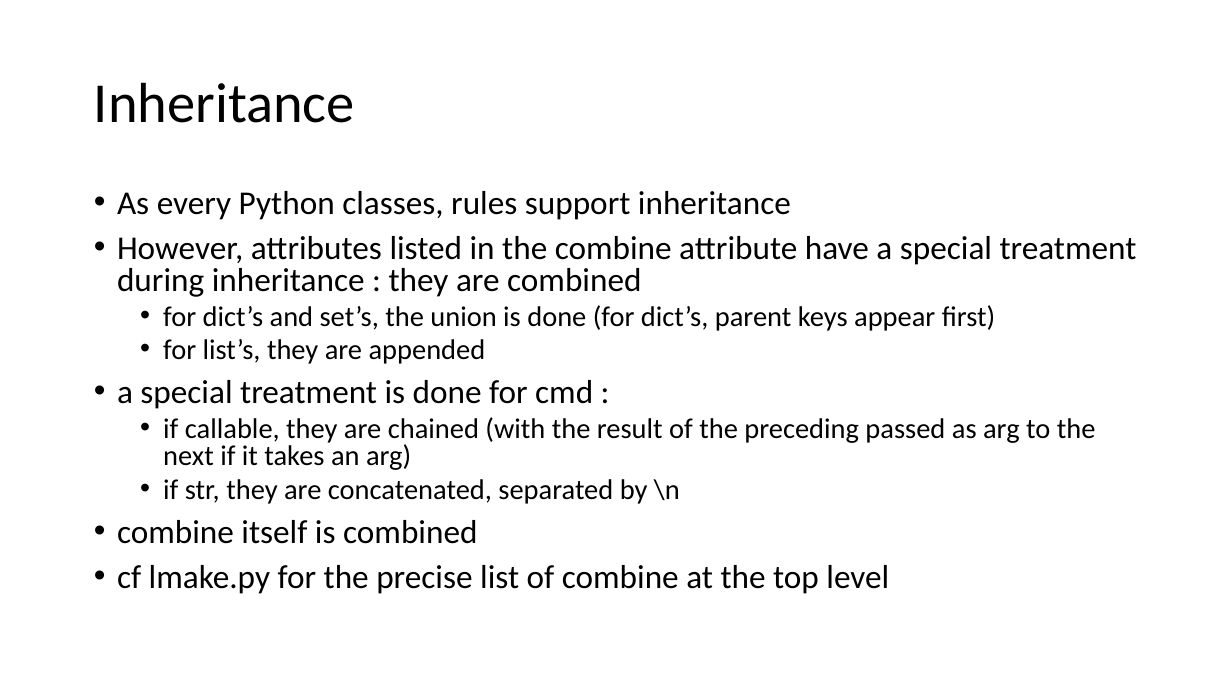
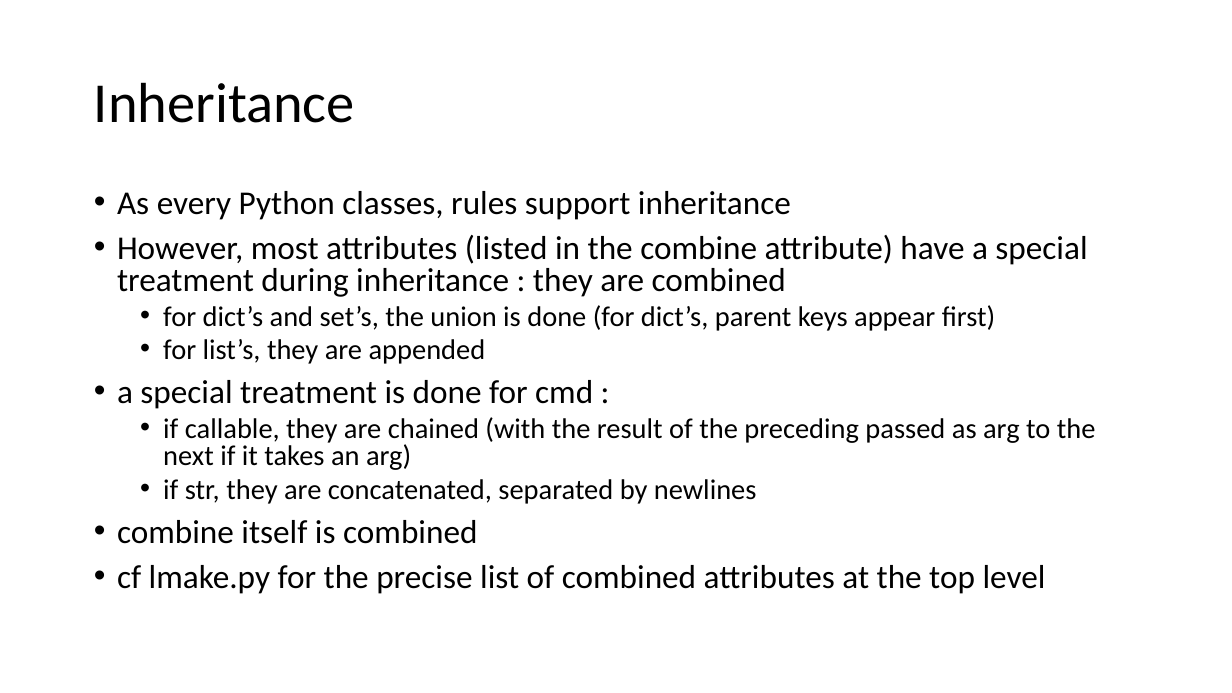
Before and after one commit to cesar-douady/open-lmake, a slide deck: slide 24 of doc/lmake_doc.pptx. Drawn at 1232x693 pixels with LibreOffice and Linux fonts; fonts in the diff are those of the drawing. Boxes give left, top, right and bottom in pixels: in the first picture for what was removed or moved away, otherwise in the second. Text is boxed around its words. In the diff, an @@ line names an element or a change of style, - is before the commit and + after.

```diff
--- a/doc/lmake_doc.pptx
+++ b/doc/lmake_doc.pptx
@@ text at (x1=117, y1=235, x2=1087, y2=297): text changed @@
-• However, attributes listed in the combine attribute have a special treatment during inheritance : they are combined
+• However, most attributes (listed in the combine attribute) have a special treatment during inheritance : they are combined
@@ text at (x1=163, y1=479, x2=757, y2=504): text changed @@
-  • if str, they are concatenated, separated by \n
+  • if str, they are concatenated, separated by newlines
@@ text at (x1=117, y1=565, x2=1046, y2=594): text changed @@
-• cf lmake.py for the precise list of combine at the top level
+• cf lmake.py for the precise list of combined attributes at the top level
```
Also in this commit, not shown: 16 other slides changed, 5 slides removed, 5 other files.
